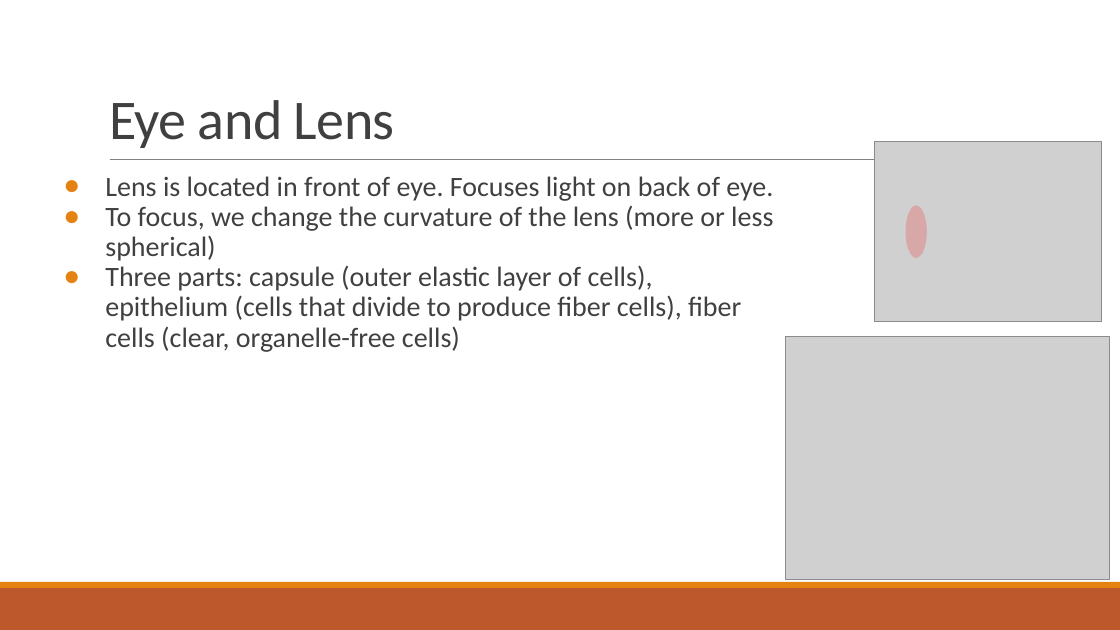
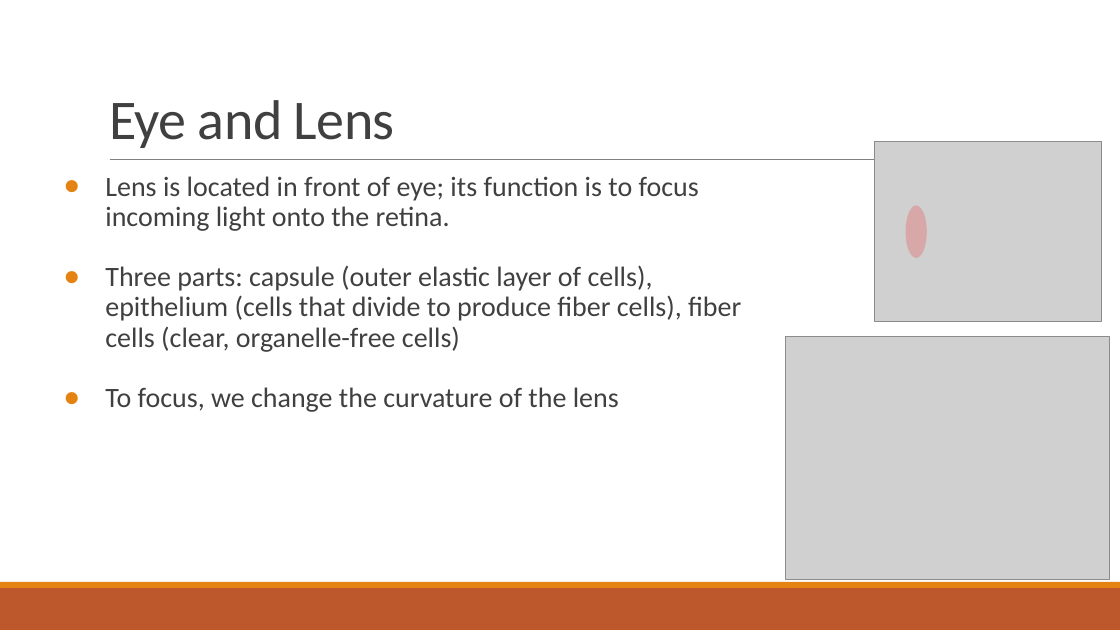
Before and after one commit to dyaom/REHS-2019, a slide deck: slide 4 of Cataract.pptx (slide 3 before the commit). Drawn at 1120x630 pixels with LibreOffice and Linux fonts; fonts in the diff are those of the drawing; grey boxes stand for pictures. Boxes give left, top, right and bottom in pixels: in the first picture for what was removed or moved away, otherwise in the second. Text is boxed around its words. In the diff, an @@ line names an element or a change of style, - is before the commit and + after.

```diff
--- a/Cataract.pptx
+++ b/Cataract.pptx
@@ text at (x1=105, y1=176, x2=699, y2=231): text changed @@
-● Lens is located in front of eye. Focuses light on back of eye.
-● To focus, we change the curvature of the lens (more or less spherical)
+● Lens is located in front of eye; its function is to focus incoming light onto the retina.
@@ text at (x1=105, y1=387, x2=619, y2=412): paragraph added @@
+● To focus, we change the curvature of the lens
```
Also in this commit, not shown: 2 other slides changed, 2 slides added.
